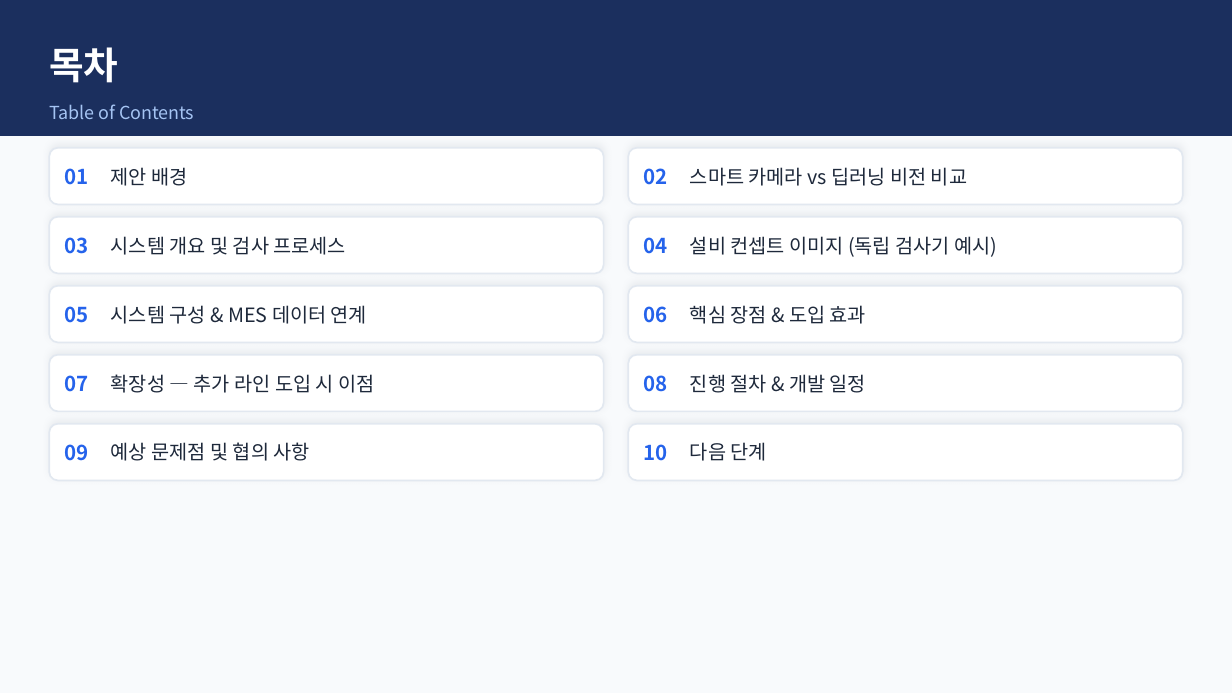
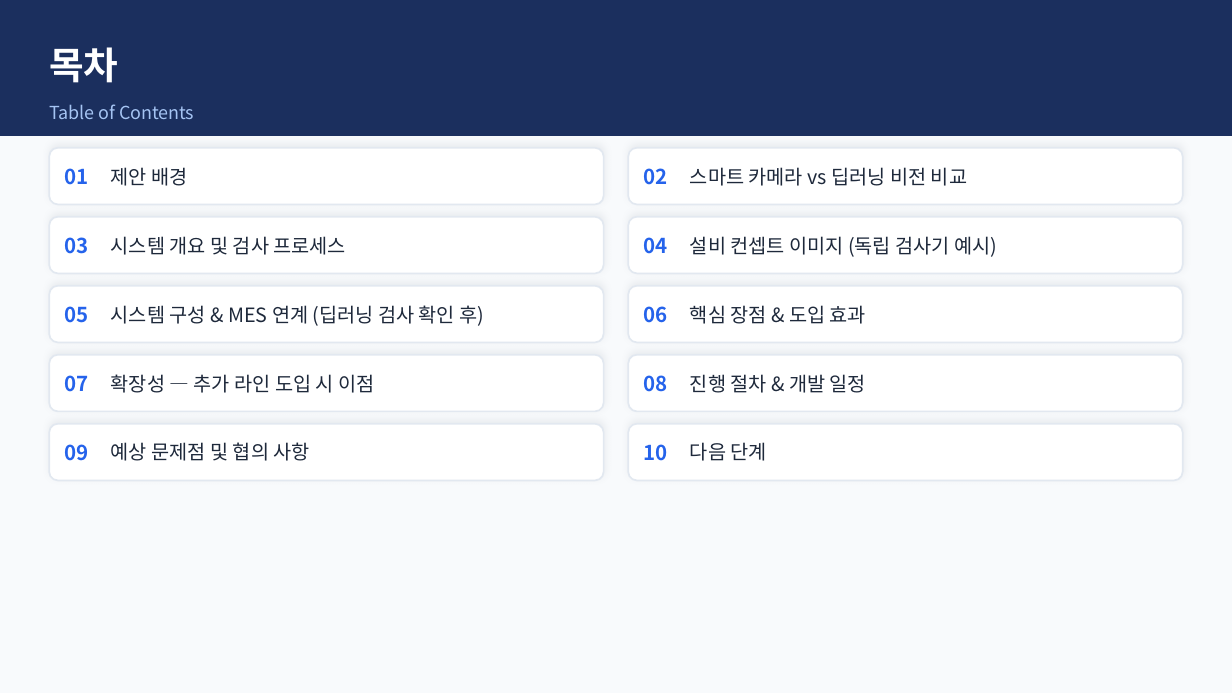
Before and after one commit to Insys-HQ/Insys-review, a slide deck: slide 2 of winnercom.pptx. Drawn at 1232x693 pixels with LibreOffice and Linux fonts; fonts in the diff are those of the drawing. Boxes give left, top, right and bottom in pixels: in the first picture for what was removed or moved away, otherwise in the second. Text is boxed around its words. In the diff, an @@ line names an element or a change of style, - is before the commit and + after.

```diff
--- a/winnercom.pptx
+++ b/winnercom.pptx
@@ text at [111, 305, 485, 326]: text changed @@
-시스템 구성 & MES 데이터 연계
+시스템 구성 & MES 연계 (딥러닝 검사 확인 후)
```
Also in this commit, not shown: 1 other slide changed.
